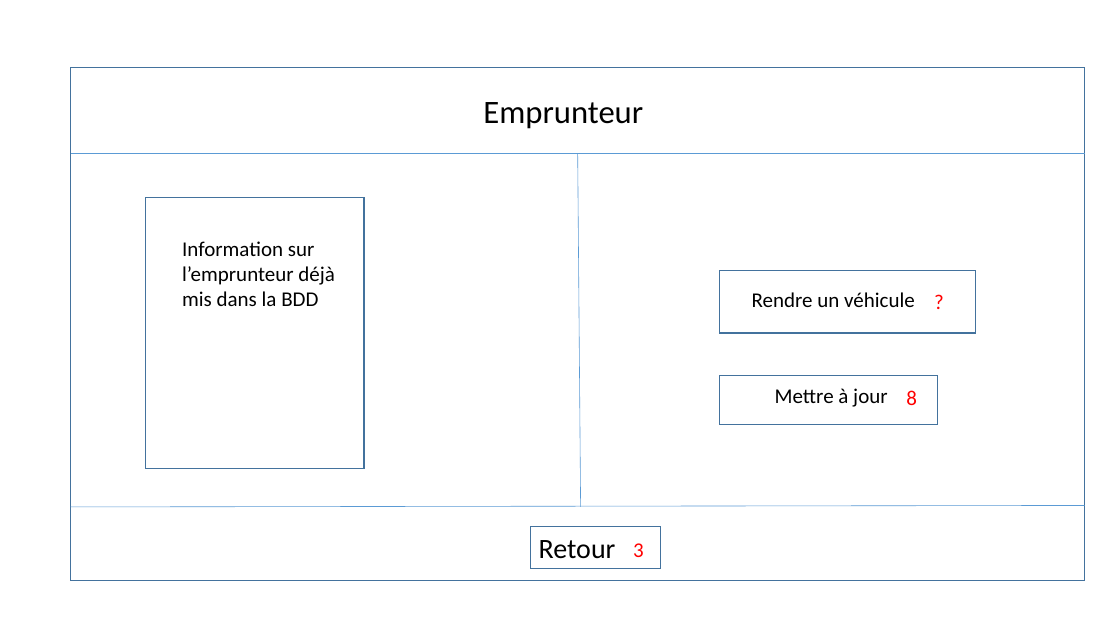
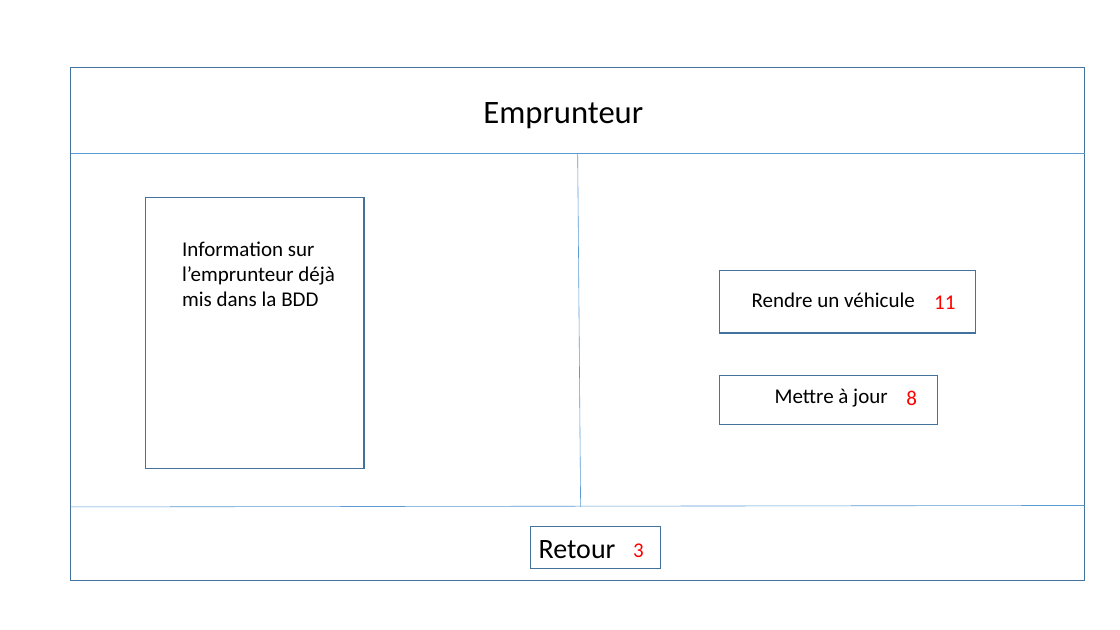
Before and after one commit to theaud/L3_project_java, a slide deck: slide 4 of src/Layout/Visuel_ecran.pptx. Drawn at 1120x630 pixels with LibreOffice and Linux fonts; fonts in the diff are those of the drawing. Boxes give left, top, right and bottom in pixels: in the first picture for what was removed or moved away, otherwise in the second. Text is boxed around its words. In the diff, an @@ line names an element or a change of style, - is before the commit and + after.

```diff
--- a/src/Layout/Visuel_ecran.pptx
+++ b/src/Layout/Visuel_ecran.pptx
@@ text at box(934, 295, 955, 309): text changed @@
-?
+11
```
Also in this commit, not shown: 4 other slides changed, 1 slide added, 12 other files.
